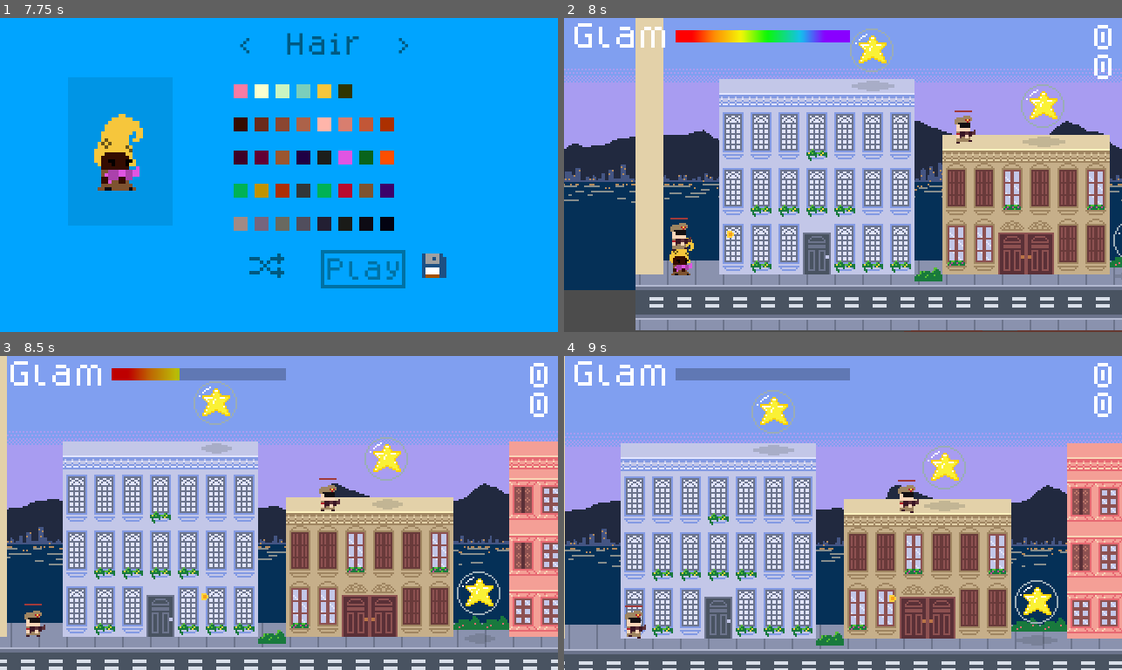
Above: before the commit, frames 1-4 (two rows, left to right).
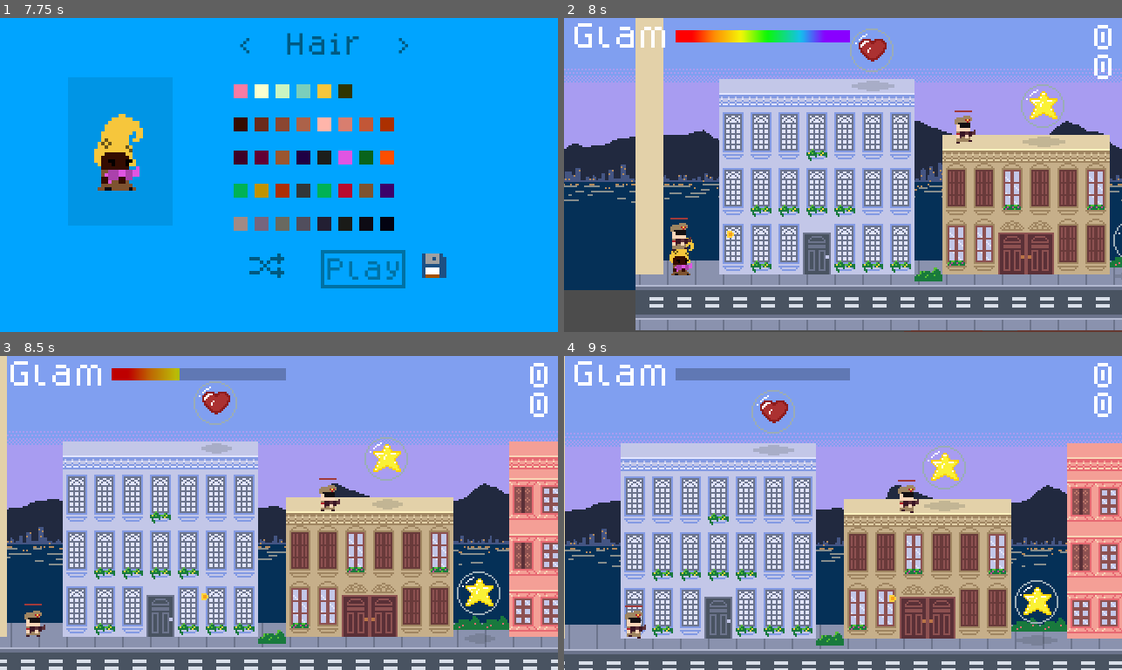
Above: after the commit, the same moments.

Repository: hamiltonromualdo/bring-ur-glam
Game: Godot game, scene res://src/UserInterface/TitleScreen.tscn
The game is run twice, just before and just after one commit, with the same random seed, the same clock (stepped at 60 frames per second) and the same inputs. Sound files missing from this copy of the repository are replaced by a short silence.
Inputs (mouse positions are in pixels of both pictures, inside the frame that each line leads up to):
- Up to frame 1 (7.75 s): tap Enter at 0.5 s; move the mouse to (401, 159) at 0.52 s; hold Right (ui_right) 0.53-2.03 s; tap Space at 1.25 s; move the mouse to (167, 190) at 1.27 s; move the mouse to (334, 105) at 2.02 s; hold Left (ui_left) 2.03-2.78 s; move the mouse to (251, 237) at 2.77 s; hold Right (ui_right) 2.78-4.28 s; move the mouse to (446, 222) at 3.52 s; move the mouse to (111, 127) at 4.27 s; hold Left (ui_left) 4.28-5.03 s; move the mouse to (306, 175) at 5.02 s; hold Right (ui_right) 5.03-5.78 s; move the mouse to (195, 96) at 5.77 s; hold Left (ui_left) 5.78-6.5 s; click "Play" at 6.5 s; click "Play" at 7.25 s
- Up to frame 2 (8 s): no input
- Up to frame 3 (8.5 s): move the mouse to (401, 497) at 8.02 s; hold Left (ui_left) from 8.03 s (still down)
- Up to frame 4 (9 s): move the mouse to (731, 528) at 8.77 s; release Left (ui_left) at 8.78 s; hold Right (ui_right) from 8.78 s (still down)

Frame 1 is identical in both runs. In frame 2, 0.3% of the frame differs, in the area x 52-58%, y 5-15%; in frame 3, 0.3%; in frame 4, 0.3%.

Commit message:
Refactoring Pickups

Diff:
--- a/bring_ur_glam/project.godot
+++ b/bring_ur_glam/project.godot
@@ -39,15 +39,20 @@
 "language": "GDScript",
 "path": "res://src/UserInterface/HealthBar.gd"
 }, {
+"base": "Area2D",
+"class": "PickableItem",
+"language": "GDScript",
+"path": "res://src/Objects/PickableItem.gd"
+}, {
+"base": "Reference",
+"class": "PickableItemType",
+"language": "GDScript",
+"path": "res://src/Objects/PickableItemEnum.gd"
+}, {
 "base": "KinematicBody2D",
 "class": "Player",
 "language": "GDScript",
 "path": "res://src/Actors/Player.gd"
-}, {
-"base": "Area2D",
-"class": "Star",
-"language": "GDScript",
-"path": "res://src/Objects/Star.gd"
 } ]
 _global_script_class_icons={
 "BulletBase": "",
@@ -56,8 +61,9 @@
 "ColorSwatch": "",
 "Enemy": "",
 "HealthBar": "",
-"Player": "",
-"Star": ""
+"PickableItem": "",
+"PickableItemType": "",
+"Player": ""
 }
 
 [application]
--- a/bring_ur_glam/src/Actors/Player.gd
+++ b/bring_ur_glam/src/Actors/Player.gd
@@ -118,5 +118,6 @@
 
 
 func _on_PickableItemsDetector_area_entered(area: Area2D) -> void:
-    if area is Star:
-        PlayerData.stars_count += 1
+    if area is PickableItem:
+        if area.type == PickableItemType.Type.Star:
+            PlayerData.stars_count += 1
--- a/bring_ur_glam/src/Levels/Playground.tscn
+++ b/bring_ur_glam/src/Levels/Playground.tscn
@@ -19,7 +19,7 @@
 [ext_resource path="res://src/Actors/Enemy.tscn" type="PackedScene" id=17]
 [ext_resource path="res://assets/bg/pl_sea.png" type="Texture" id=18]
 [ext_resource path="res://assets/bg/pl_city.png" type="Texture" id=19]
-[ext_resource path="res://src/Objects/Star.tscn" type="PackedScene" id=20]
+[ext_resource path="res://src/Objects/PickableItem.tscn" type="PackedScene" id=20]
 
 [sub_resource type="SpriteFrames" id=7]
 animations = [ {
@@ -1910,13 +1910,12 @@
 [node name="AnimatedSprite" type="AnimatedSprite" parent="Decoration"]
 position = Vector2( -712, 171 )
 frames = SubResource( 7 )
-frame = 3
+frame = 1
 playing = true
 
 [node name="AnimatedSprite2" type="AnimatedSprite" parent="Decoration"]
 position = Vector2( 674, 170 )
 frames = SubResource( 7 )
-frame = 2
 playing = true
 
 [node name="DecorationOffset-4" type="TileMap" parent="."]
@@ -1952,6 +1951,7 @@
 
 [node name="Star" parent="." instance=ExtResource( 20 )]
 position = Vector2( -1256, 60 )
+type = 1
 
 [node name="Star2" parent="." instance=ExtResource( 20 )]
 position = Vector2( -1158, 92 )
--- a/bring_ur_glam/src/Objects/Star.gd
+++ b/bring_ur_glam/src/Objects/PickableItem.gd
@@ -1,10 +1,18 @@
-class_name Star
+class_name PickableItem
 extends Area2D
 
 const up_limit = 4
 const down_limit = -4
 var initial_pos = 0
 var step = 0.25
+
+const SPRITE = {
+    PickableItemType.Type.Star: preload("res://assets/objects/star.png"),
+    PickableItemType.Type.Heart: preload("res://assets/objects/heart.png")
+}
+
+
+export (PickableItemType.Type) var type = PickableItemType.Type.Star
 
 func _incr_position(pos: float) -> void:
     $Sprite.position.y += pos
@@ -13,6 +21,7 @@
 
 
 func _ready() -> void:
+    $Sprite.texture = SPRITE[type]
     initial_pos = $Sprite.position.y
 
 
--- a/bring_ur_glam/src/Objects/Star.tscn
+++ b/bring_ur_glam/src/Objects/PickableItem.tscn
@@ -1,7 +1,7 @@
 [gd_scene load_steps=7 format=2]
 
 [ext_resource path="res://assets/objects/star.png" type="Texture" id=1]
-[ext_resource path="res://src/Objects/Star.gd" type="Script" id=2]
+[ext_resource path="res://src/Objects/PickableItem.gd" type="Script" id=2]
 [ext_resource path="res://src/Objects/Bubble.tscn" type="PackedScene" id=3]
 [ext_resource path="res://assets/objects/bubble_shaddow.png" type="Texture" id=4]
 [ext_resource path="res://assets/sound/pop.wav" type="AudioStream" id=5]
@@ -9,7 +9,7 @@
 [sub_resource type="RectangleShape2D" id=1]
 extents = Vector2( 6.61299, 6.67737 )
 
-[node name="Star" type="Area2D"]
+[node name="PickableItem" type="Area2D"]
 collision_layer = 8
 script = ExtResource( 2 )
 
--- /dev/null
+++ b/bring_ur_glam/src/Objects/PickableItemEnum.gd
@@ -0,0 +1,6 @@
+class_name PickableItemType
+
+enum Type {
+    Star,
+    Heart
+}
Binary file added: bring_ur_glam/assets/objects/heart.png
Not shown, added: bring_ur_glam/assets/objects/heart.png.import
